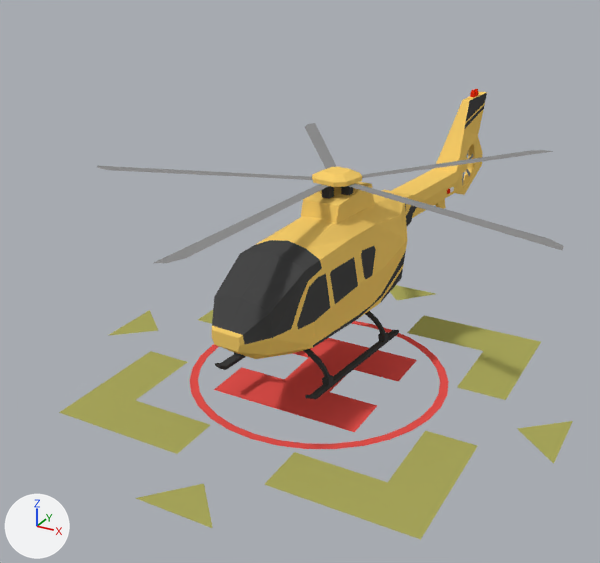
One commit to the Blender file Low Poly Helicopter Game Ready/hilicopter.blend: the scene before it, then after it.
Rendered twice from a 50 mm lens placed at (1.55, -2.99, 1.94), pointed at (-0.19, 0.16, 0.37). The axes (+X, +Y, +Z) are drawn at lower left. The lights are the same throughout.

Script lines for the objects in view, before the commit:
```python
ob_circle_417 = bpy.data.objects.new('Circle.417', me_circle_164)
ob_circle_417.location = (0.132, 1.504, 0.649)
ob_circle_417.rotation_euler = (1.39, -1.465, 1.654)  # degrees (80, -84, 95)
ob_circle_417.scale = (0.045, 0.045, 0.045)
ob_cube_4835 = bpy.data.objects.new('Cube.4835', me_cube_1912)
ob_cube_4835.location = (-0.003, 0.158, 0.916)
ob_cube_4835.rotation_euler = (-0.00197, 0.0188, 2.941)  # degrees (-0.1, 1.1, 169)
ob_cube_4835.scale = (0.029, 0.029, 0.029)
ob_hilicopter = bpy.data.objects.new('Hilicopter', me_cube_1908)
ob_hilicopter.location = (-0.009, -0.004, 0.459)
ob_hilicopter.rotation_euler = (0.0, -0.0189, -0.0961)  # degrees (0, -1.1, -5.5)
ob_hilicopter.scale = (0.377, 0.377, 0.377)
ob_master = bpy.data.objects.new('Master', me_plane_001)
ob_master.location = (0.0, 0.0, 0.0)
ob_master.scale = (0.271, 0.271, 0.271)
```
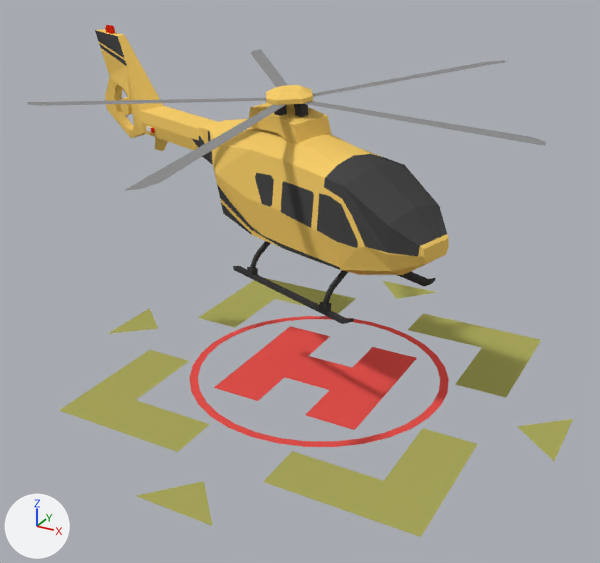
Diff of the bpy script that builds the scene:
```diff
--- a/Low Poly Helicopter Game Ready/hilicopter.blend.py
+++ b/Low Poly Helicopter Game Ready/hilicopter.blend.py
@@ ob_master @@
 ob_master = bpy.data.objects.new('Master', me_plane_001)
-ob_master.location = (0.0, 0.0, 0.0)
+ob_master.location = (0.0, 0.0, 0.01)
+ob_master.rotation_euler = (0.0, 0.0, 1.571)  # degrees (0, 0, 90)
 ob_master.scale = (0.271, 0.271, 0.271)
@@ ob_circle_417 @@
 ob_circle_417 = bpy.data.objects.new('Circle.417', me_circle_164)
-ob_circle_417.location = (0.132, 1.504, 0.649)
-ob_circle_417.rotation_euler = (1.39, -1.465, 1.654)  # degrees (80, -84, 95)
+ob_circle_417.location = (-1.41, 0.491, 1.015)
+ob_circle_417.rotation_euler = (-1.471, 0.902, -0.281)  # degrees (-84, 52, -16)
 ob_circle_417.scale = (0.045, 0.045, 0.045)
@@ ob_cube_4835 @@
 ob_cube_4835 = bpy.data.objects.new('Cube.4835', me_cube_1912)
-ob_cube_4835.location = (-0.003, 0.158, 0.916)
-ob_cube_4835.rotation_euler = (-0.00197, 0.0188, 2.941)  # degrees (-0.1, 1.1, 169)
+ob_cube_4835.location = (-0.15, -0.001, 1.282)
+ob_cube_4835.rotation_euler = (0.0383, -0.0487, 0.544)  # degrees (2.2, -2.8, 31)
 ob_cube_4835.scale = (0.029, 0.029, 0.029)
@@ ob_hilicopter @@
 ob_hilicopter = bpy.data.objects.new('Hilicopter', me_cube_1908)
-ob_hilicopter.location = (-0.009, -0.004, 0.459)
-ob_hilicopter.rotation_euler = (0.0, -0.0189, -0.0961)  # degrees (0, -1.1, -5.5)
+ob_hilicopter.location = (0.012, -0.032, 0.826)
+ob_hilicopter.rotation_euler = (0.0, -0.0619, 1.211)  # degrees (0, -3.5, 69)
 ob_hilicopter.scale = (0.377, 0.377, 0.377)
```

Pixel boxes [x1, y1, x2, y2] of what changed, in the pictures (600 x 563 px):
'Hilicopter', moved, turned: before [212, 89, 487, 399]; after [95, 25, 449, 324]
'Master', moved, turned: before [59, 285, 573, 539]; after [59, 278, 573, 537]
'Cube.4835', moved, turned: before [97, 123, 564, 263]; after [27, 49, 546, 190]
'Circle.417', moved, turned: before [462, 150, 473, 183]; after [120, 89, 133, 118]
